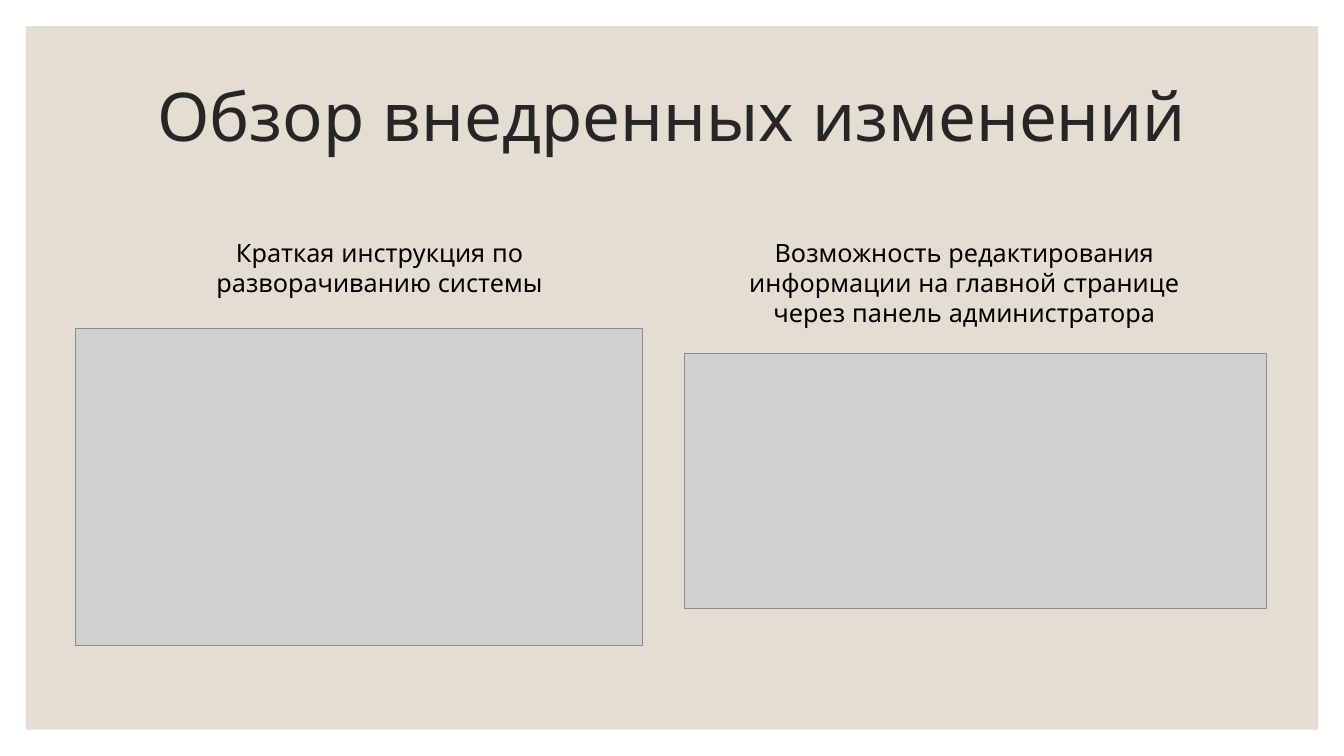
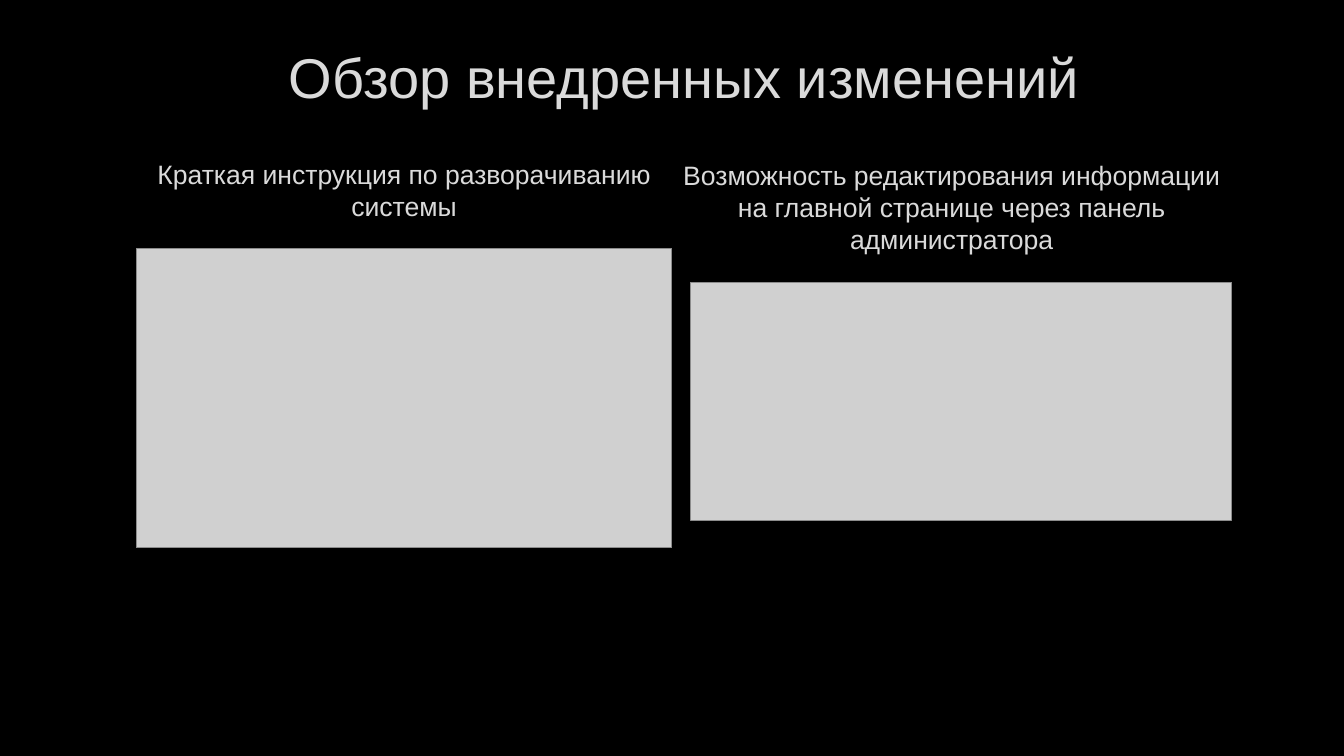
Before and after one commit to PolMarzia/diplom, a slide deck: slide 9 of Prez.pptx. Drawn at 1344x756 pixels with LibreOffice and Linux fonts; fonts in the diff are those of the drawing; grey boxes stand for pictures; background and template pictures are left out. Boxes give left, top, right and bottom in pixels: in the first picture for what was removed or moved away, otherwise in the second. Text is boxed around its words. In the diff, an @@ line names an element or a change of style, - is before the commit and + after.

```diff
--- a/Prez.pptx
+++ b/Prez.pptx
@@ background #FFFFFF to picture (left out) @@
@@ rectangle removed at bbox=[26, 26, 1319, 730] @@
@@ text "Обзор внедренных изменений": place and size @@
-text "Обзор внедренных изменений" at bbox=[157, 89, 1186, 157]
+text "Обзор внедренных изменений" at bbox=[289, 56, 1079, 108]
@@ text "Обзор внедренных изменений" at bbox=[289, 56, 1079, 108]: size 48 to 40 pt, font Quicksand to Arial, text colour #262626 to #DADADA, letter outline none to #404040 0.75 pt; line spacing 0.9 to 1 @@
@@ text "Краткая инструкция по разворачиванию системы" at bbox=[157, 165, 650, 217]: size 18 to 19 pt, font Quicksand to Arial, text colour #000000 to #DADADA, letter outline none to #404040 0.75 pt @@
@@ text "Краткая инструкция по разворачиванию системы": place and size @@
-text "Краткая инструкция по разворачиванию системы" at bbox=[216, 244, 543, 298]
+text "Краткая инструкция по разворачиванию системы" at bbox=[157, 165, 650, 217]
@@ text "Возможность редактирования информации на главной ...": place and size @@
-text "Возможность редактирования информации на главной ..." at bbox=[749, 244, 1179, 328]
+text "Возможность редактирования информации на главной ..." at bbox=[683, 165, 1220, 255]
@@ text "Возможность редактирования информации на главной ..." at bbox=[683, 165, 1220, 255]: size 18 to 19 pt, font Quicksand to Arial, text colour #000000 to #DADADA, letter outline none to #404040 0.75 pt @@
@@ picture: place and size @@
-picture at bbox=[76, 329, 642, 645]
+picture at bbox=[136, 248, 671, 547]
@@ picture: place and size @@
-picture at bbox=[685, 353, 1266, 609]
+picture at bbox=[691, 282, 1232, 520]
```
Also in this commit, not shown: 15 other slides changed, 1 other file.
